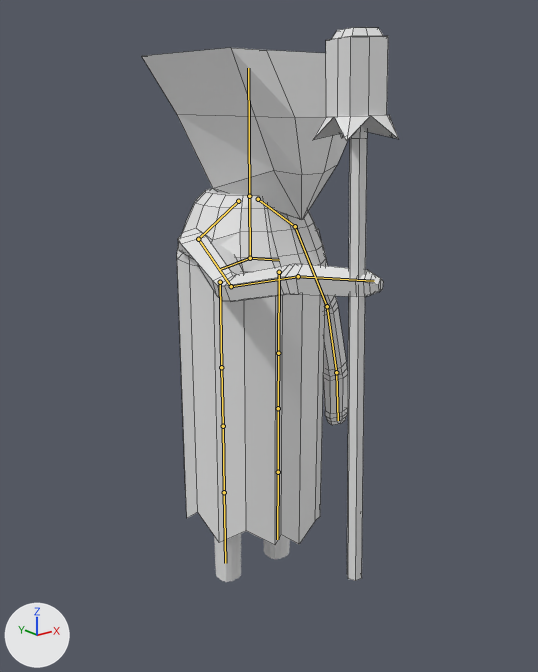
Renders of the Blender file 3D assets/alle enemies.blend from each side of a commit.
The view is the same before and after, from a 50 mm camera at (-1.064, -1.405, 0.796) aimed at (-0.041, -0.127, 0.284). Arrows for +X, +Y and +Z are at lower left; the lights stay in place. Both versions are drawn at the pose saved in each file; the numbers are the values there. The bones that bend it are drawn over the model as lines. Mesh edges are drawn as thin lines on the coarser meshes.

Names of what the first picture shows: 'Ben.001', 'Icosphere.004', 'krop + arme + hoved.001'.
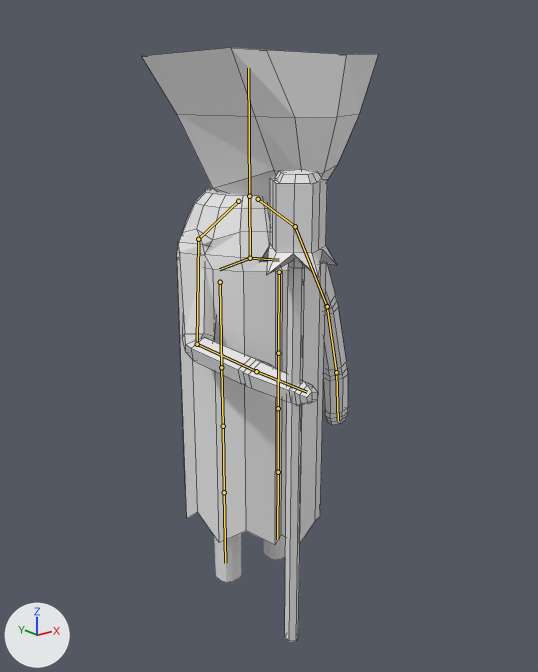
Where the change shows, as pixel boxes (x1, y1, x2, y2) in the pictures (538 x 672 px):
```json
{"object": "krop + arme + hoved.001", "change": "posed", "before": [142, 48, 383, 545], "after": [142, 48, 378, 545]}
{"object": "Icosphere.004", "change": "posed", "before": [313, 27, 399, 581], "after": [260, 169, 337, 642], "on screen": "10% narrower, 15% shorter"}
{"bone": "Upper arm.R", "before": "(198, 239) to (231, 286)", "after": "(198, 239) to (197, 344)"}
{"bone": "Lower arm.R", "before": "(231, 286) to (298, 276)", "after": "(197, 344) to (256, 371)"}
{"bone": "Hand.R", "before": "(298, 276) to (374, 281)", "after": "(256, 371) to (307, 392)"}
```

Scene script edits in JSON lines:
```json
{"block": "bone_upper_arm_r", "where": "bone_upper_arm_r = bpy.data.objects['Armature.001'].pose.bones['Upper arm.R']  # child of 'Shoulder.R'"}
{"op": "set", "path": "bone_upper_arm_r.rotation_quaternion", "old": "(0.797, 0.59, -0.097, 0.086)", "new": "(0.67, 0.497, -0.438, 0.334)", "note": "degrees (73, -15, 1) -> degrees (72, -67, 2)"}
{"block": "bone_lower_arm_r", "where": "bone_lower_arm_r = bpy.data.objects['Armature.001'].pose.bones['Lower arm.R']  # child of 'Upper arm.R'"}
{"op": "set", "path": "bone_lower_arm_r.rotation_quaternion", "old": "(0.947, 0.188, 0.026, -0.259)", "new": "(0.836, 0.169, 0.054, -0.519)", "note": "degrees (20, 8, -29) -> degrees (14, 15, -62)"}
{"block": "bone_hand_r", "where": "bone_hand_r = bpy.data.objects['Armature.001'].pose.bones['Hand.R']  # child of 'Lower arm.R'"}
{"op": "set", "path": "bone_hand_r.rotation_quaternion", "old": "(0.971, 0.203, 0.04, 0.115)", "new": "(1.0, -0.001, 0.016, -0.016)", "note": "degrees (24, 2, 14) -> degrees (0, 2, -2)"}
```
